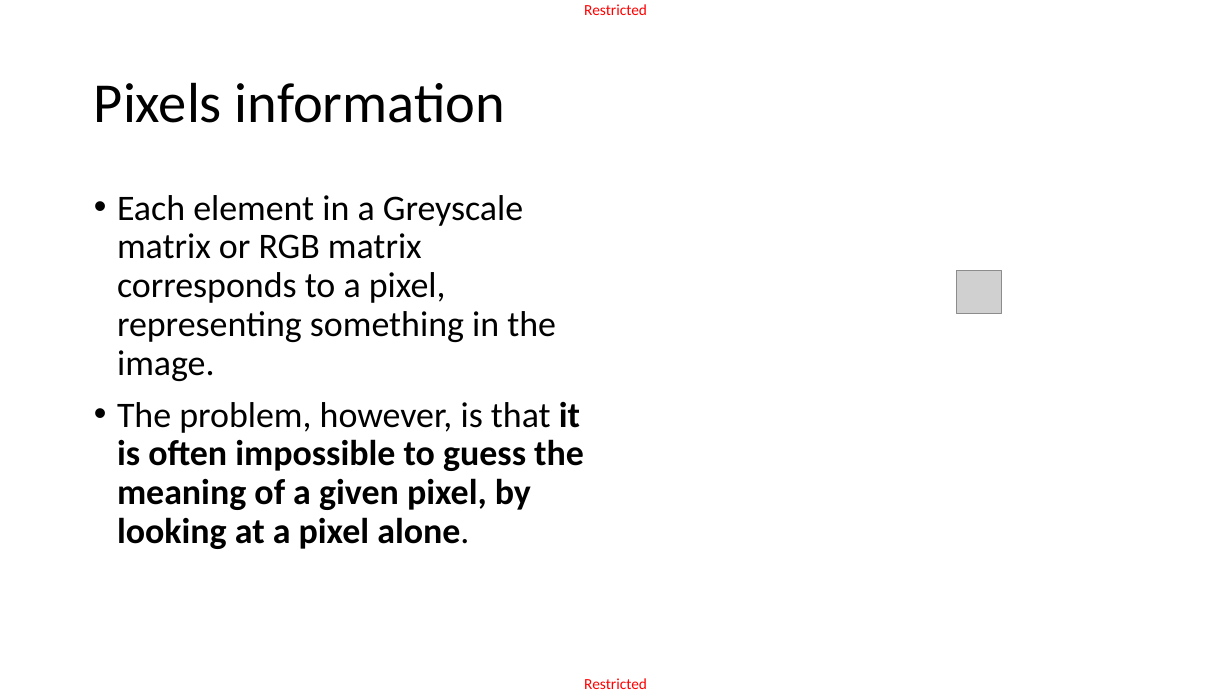
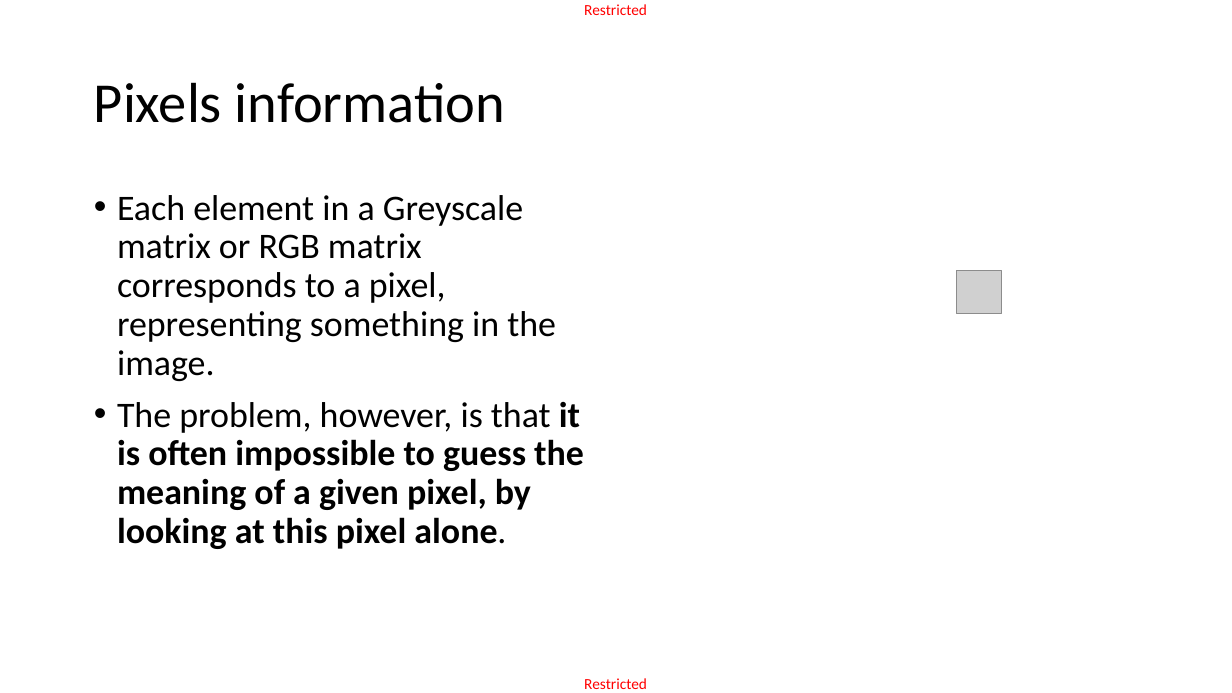
Before and after one commit to matthieudemari/SUTD_DL_50_039, a slide deck: slide 10 of W4/1. W4S1 final/W4S1.pptx. Drawn at 1232x693 pixels with LibreOffice and Linux fonts; fonts in the diff are those of the drawing; grey boxes stand for pictures. Boxes give left, top, right and bottom in pixels: in the first picture for what was removed or moved away, otherwise in the second. Text is boxed around its words. In the diff, an @@ line names an element or a change of style, - is before the commit and + after.

```diff
--- a/W4/1. W4S1 final/W4S1.pptx
+++ b/W4/1. W4S1 final/W4S1.pptx
@@ text at (117,402,584,549): text changed @@
-• The problem, however, is that it is often impossible to guess the meaning of a given pixel, by looking at a pixel alone.
+• The problem, however, is that it is often impossible to guess the meaning of a given pixel, by looking at this pixel alone.
```
Also in this commit, not shown: 10 other slides changed, 2 slides added, 2 other files.
